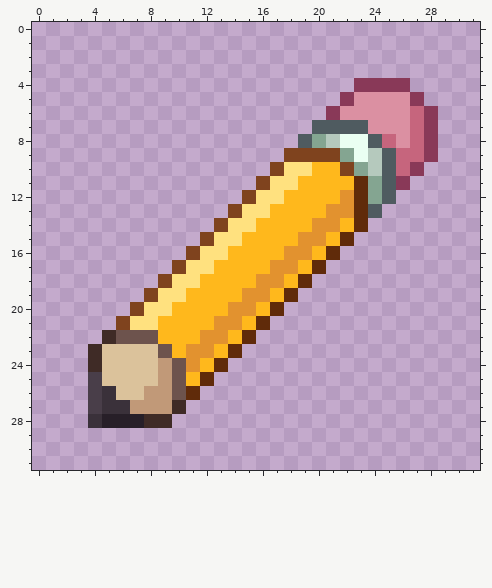
File history of a pixel-art sprite, Assets/brush_icon.png. That is the earlier state.
The file is 32x32 pixels. The old version is drawn lined up with the new one.
After the commit:
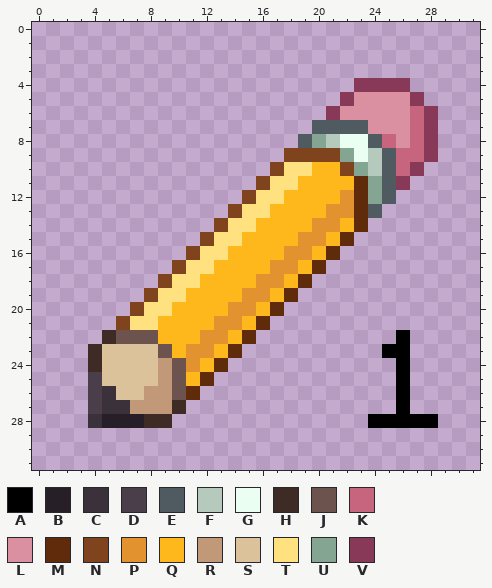
Palette (. is transparent): A #000000  B #271f28  C #3a313a  D #493e49  E #4f5b60  F #b5c9bd  G #eafff2  H #3f2b26  J #6d534d  K #c6657d  L #db90a2  M #602b0a  N #7f431e  P #e2922f  Q #ffb81c  R #c19978  S #dbc29b  T #ffe17f  U #84a591  V #893958
Diff:
whole drawing moved by +1,+0 (the old picture is shown already moved)
y 22: x 26 . -> A
y 23: x 25..26 .. -> AA
y 24..27: x 26 . -> A
y 28: x 24..28 ..... -> AAAAA
Boxes around the changes in both pictures, in picture pixels (x1, y1, x2, y2):
added: (368, 330, 438, 428)
